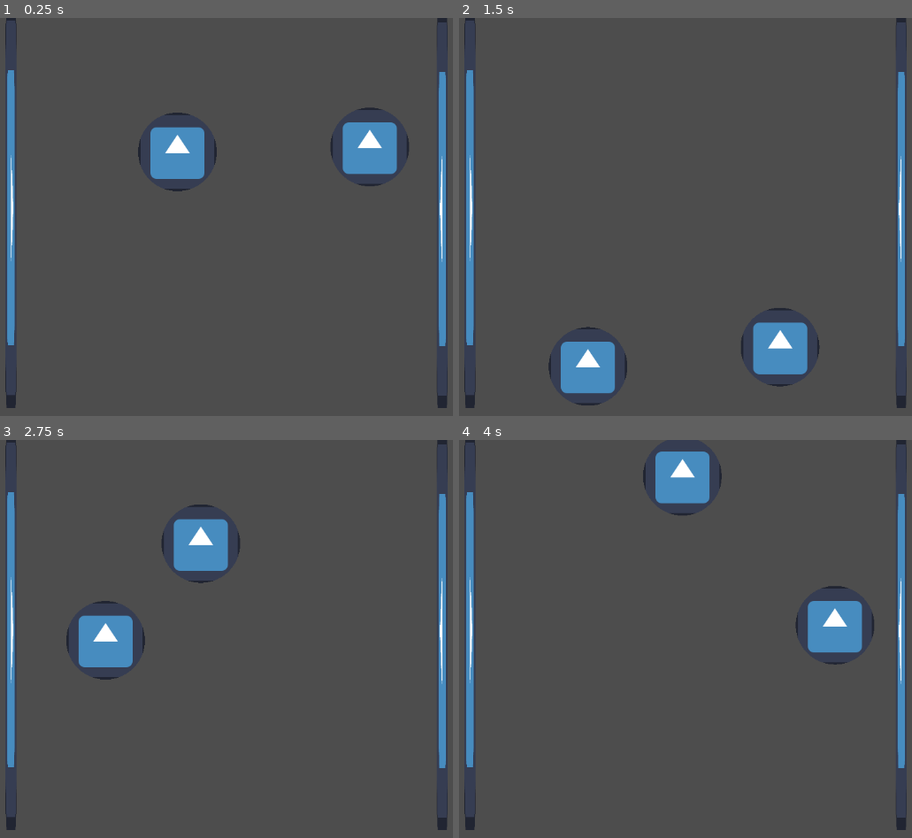
Above: before the commit, frames 1-4 (two rows, left to right).
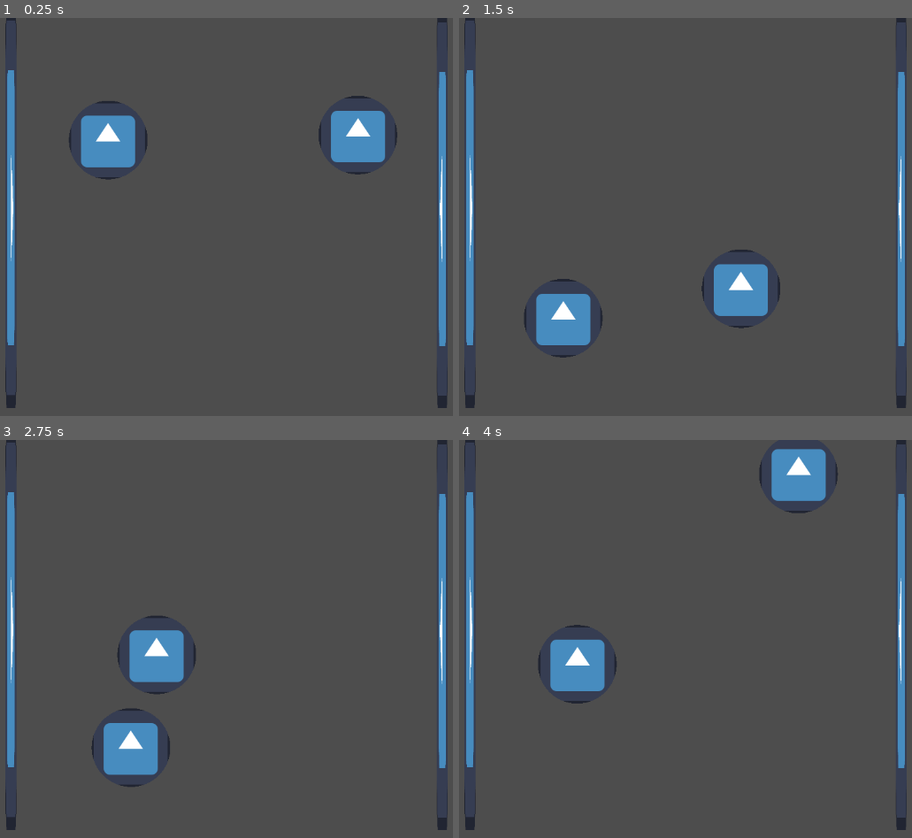
Above: after the commit, the same moments.

Repository: linkman8912/roguelite
Game: Godot game, scene res://scene/main.tscn
Same seed, same stepped clock (60 frames per second), same inputs: the game is played once before the commit and once after it. The engine's default icon, where the game draws it, is replaced by a stand-in: a white triangle on a blue panel in a dark square.
Inputs:
- Up to frame 1 (0.25 s): no input
- Up to frame 2 (1.5 s): hold Right (ui_right) 0.53-1.28 s; hold Down (ui_down) from 1.28 s (still down)
- Up to frame 3 (2.75 s): release Down (ui_down) at 2.03 s; hold Right (ui_right) from 2.03 s (still down)
- Up to frame 4 (4 s): release Right (ui_right) at 2.78 s; hold Up (ui_up) 2.78-3.53 s; hold Left (ui_left) from 3.53 s (still down)

The runs differ from the first frame. In frame 1, 5.0% of the frame differs, in the area x 15-91%, y 19-44%; in frame 2, 6.5%; in frame 3, 6.5%; in frame 4, 6.7%, in the area x 17-92%, y 2-67%.

Commit message:
my sweet bryyyysoniaaaaaaaaaaaa

Diff:
--- a/scene/character.tscn
+++ b/scene/character.tscn
@@ -1,40 +1,33 @@
-[gd_scene load_steps=9 format=3 uid="uid://b601km7ojh1bo"]
+[gd_scene load_steps=8 format=3 uid="uid://cpkyotv88r54e"]
 
-[ext_resource type="Script" uid="uid://dtenvj5mdyabd" path="res://script/character.gd" id="1_wa5vi"]
-[ext_resource type="Texture2D" uid="uid://ddxmxgyyfy8mn" path="res://icon.svg" id="2_wa5vi"]
-[ext_resource type="Script" uid="uid://oe11vv58qi6s" path="res://script/bounce.gd" id="3_wa5vi"]
-[ext_resource type="Shader" uid="uid://kkjf1i0mmbbp" path="res://godotman.gdshader" id="3_wfnr8"]
-[ext_resource type="PackedScene" uid="uid://baxs661mw2wpk" path="res://scene/hit_box.tscn" id="5_px5sl"]
-[ext_resource type="PackedScene" uid="uid://dgfiexw08noni" path="res://scene/attack_node.tscn" id="6_yxww1"]
+[ext_resource type="PhysicsMaterial" uid="uid://p5garr5kkysn" path="res://bounce.tres" id="1_p8w88"]
+[ext_resource type="Script" uid="uid://dtenvj5mdyabd" path="res://script/character.gd" id="2_fnv2w"]
+[ext_resource type="Script" uid="uid://r37s6i7psgc6" path="res://script/physics.gd" id="3_gbf5f"]
+[ext_resource type="Shader" uid="uid://kkjf1i0mmbbp" path="res://godotman.gdshader" id="3_kdycu"]
+[ext_resource type="Texture2D" uid="uid://ddxmxgyyfy8mn" path="res://icon.svg" id="4_p3gv0"]
 
 [sub_resource type="ShaderMaterial" id="ShaderMaterial_wfnr8"]
-shader = ExtResource("3_wfnr8")
+shader = ExtResource("3_kdycu")
 
-[sub_resource type="ConvexPolygonShape2D" id="ConvexPolygonShape2D_px5sl"]
-points = PackedVector2Array(-20, 0, -15, -15, 0, -20, 15, -15, 20, 0, 15, 15, 0, 20, -15, 15)
+[sub_resource type="CircleShape2D" id="CircleShape2D_fnv2w"]
+radius = 18.586756
 
-[node name="CharacterBody2D" type="CharacterBody2D"]
-script = ExtResource("1_wa5vi")
-
-[node name="bounce" type="Node" parent="." node_paths=PackedStringArray("characterBody")]
-script = ExtResource("3_wa5vi")
-characterBody = NodePath("..")
-metadata/_custom_type_script = "uid://oe11vv58qi6s"
+[node name="CharacterPhysics" type="RigidBody2D"]
+physics_material_override = ExtResource("1_p8w88")
+lock_rotation = true
+linear_damp_mode = 1
+angular_damp_mode = 1
+script = ExtResource("2_fnv2w")
 
 [node name="Sprite2D" type="Sprite2D" parent="."]
-texture_filter = 1
 material = SubResource("ShaderMaterial_wfnr8")
-texture = ExtResource("2_wa5vi")
+texture = ExtResource("4_p3gv0")
 
 [node name="CollisionShape2D" type="CollisionShape2D" parent="."]
-scale = Vector2(3.25, 3.25)
-shape = SubResource("ConvexPolygonShape2D_px5sl")
+scale = Vector2(3.4, 3.4)
+shape = SubResource("CircleShape2D_fnv2w")
 
-[node name="hit_box_node" parent="." instance=ExtResource("5_px5sl")]
-
-[node name="CollisionShape2D" type="CollisionShape2D" parent="hit_box_node"]
-scale = Vector2(3.585, 3.585)
-shape = SubResource("ConvexPolygonShape2D_px5sl")
-
-[node name="attack_node" parent="." instance=ExtResource("6_yxww1")]
-dammage = 10
+[node name="physics" type="Node" parent="." node_paths=PackedStringArray("rigidBody")]
+script = ExtResource("3_gbf5f")
+rigidBody = NodePath("..")
+metadata/_custom_type_script = "uid://r37s6i7psgc6"
--- a/scene/characterphysics.tscn
+++ /dev/null
@@ -1,33 +0,0 @@
-[gd_scene load_steps=8 format=3 uid="uid://cpkyotv88r54e"]
-
-[ext_resource type="PhysicsMaterial" uid="uid://p5garr5kkysn" path="res://bounce.tres" id="1_p8w88"]
-[ext_resource type="Script" uid="uid://c6aq1rfgboam3" path="res://script/characterphysics.gd" id="2_fnv2w"]
-[ext_resource type="Script" uid="uid://r37s6i7psgc6" path="res://script/physics.gd" id="3_gbf5f"]
-[ext_resource type="Shader" uid="uid://kkjf1i0mmbbp" path="res://godotman.gdshader" id="3_kdycu"]
-[ext_resource type="Texture2D" uid="uid://ddxmxgyyfy8mn" path="res://icon.svg" id="4_p3gv0"]
-
-[sub_resource type="ShaderMaterial" id="ShaderMaterial_wfnr8"]
-shader = ExtResource("3_kdycu")
-
-[sub_resource type="CircleShape2D" id="CircleShape2D_fnv2w"]
-radius = 18.586756
-
-[node name="CharacterPhysics" type="RigidBody2D"]
-physics_material_override = ExtResource("1_p8w88")
-lock_rotation = true
-linear_damp_mode = 1
-angular_damp_mode = 1
-script = ExtResource("2_fnv2w")
-
-[node name="Sprite2D" type="Sprite2D" parent="."]
-material = SubResource("ShaderMaterial_wfnr8")
-texture = ExtResource("4_p3gv0")
-
-[node name="CollisionShape2D" type="CollisionShape2D" parent="."]
-scale = Vector2(3.4, 3.4)
-shape = SubResource("CircleShape2D_fnv2w")
-
-[node name="physics" type="Node" parent="." node_paths=PackedStringArray("rigidBody")]
-script = ExtResource("3_gbf5f")
-rigidBody = NodePath("..")
-metadata/_custom_type_script = "uid://r37s6i7psgc6"
--- a/scene/enemy.tscn
+++ b/scene/enemy.tscn
@@ -1,23 +1,32 @@
-[gd_scene load_steps=6 format=3 uid="uid://r7bwl4xlp7vi"]
+[gd_scene load_steps=7 format=3 uid="uid://i5bdfrtqj1jw"]
 
-[ext_resource type="Script" uid="uid://cq8j40gbb47id" path="res://script/enemy.gd" id="1_4gyqm"]
-[ext_resource type="Texture2D" uid="uid://ddxmxgyyfy8mn" path="res://icon.svg" id="1_7k104"]
-[ext_resource type="Shader" path="res://godotman.gdshader" id="2_qi2p4"]
+[ext_resource type="PhysicsMaterial" uid="uid://p5garr5kkysn" path="res://bounce.tres" id="1_cy7ge"]
+[ext_resource type="Shader" uid="uid://kkjf1i0mmbbp" path="res://godotman.gdshader" id="3_vlore"]
+[ext_resource type="Script" uid="uid://r37s6i7psgc6" path="res://script/physics.gd" id="3_yfni7"]
+[ext_resource type="Texture2D" uid="uid://ddxmxgyyfy8mn" path="res://icon.svg" id="4_ieuuq"]
 
-[sub_resource type="ShaderMaterial" id="ShaderMaterial_iifgy"]
-shader = ExtResource("2_qi2p4")
+[sub_resource type="ShaderMaterial" id="ShaderMaterial_jrft1"]
+shader = ExtResource("3_vlore")
 
-[sub_resource type="ConvexPolygonShape2D" id="ConvexPolygonShape2D_4gyqm"]
-points = PackedVector2Array(-20, 0, -15, -15, 0, -20, 15, -15, 20, 0, 15, 15, 0, 20, -15, 15)
+[sub_resource type="CircleShape2D" id="CircleShape2D_5i1lo"]
+radius = 18.002266
 
-[node name="CharacterBody2D" type="CharacterBody2D"]
-script = ExtResource("1_4gyqm")
+[node name="EnemyPhysics" type="RigidBody2D"]
+physics_material_override = ExtResource("1_cy7ge")
+gravity_scale = 0.0
+lock_rotation = true
+linear_damp_mode = 1
+angular_damp_mode = 1
 
 [node name="Sprite2D" type="Sprite2D" parent="."]
-modulate = Color(1, 0, 1, 1)
-material = SubResource("ShaderMaterial_iifgy")
-texture = ExtResource("1_7k104")
+material = SubResource("ShaderMaterial_jrft1")
+texture = ExtResource("4_ieuuq")
 
 [node name="CollisionShape2D" type="CollisionShape2D" parent="."]
-scale = Vector2(3.25, 3.25)
-shape = SubResource("ConvexPolygonShape2D_4gyqm")
+scale = Vector2(3.5, 3.5)
+shape = SubResource("CircleShape2D_5i1lo")
+
+[node name="physics" type="Node" parent="." node_paths=PackedStringArray("rigidBody")]
+script = ExtResource("3_yfni7")
+rigidBody = NodePath("..")
+metadata/_custom_type_script = "uid://r37s6i7psgc6"
--- a/scene/enemyphysics.tscn
+++ /dev/null
@@ -1,32 +0,0 @@
-[gd_scene load_steps=7 format=3 uid="uid://i5bdfrtqj1jw"]
-
-[ext_resource type="PhysicsMaterial" uid="uid://p5garr5kkysn" path="res://bounce.tres" id="1_cy7ge"]
-[ext_resource type="Shader" uid="uid://kkjf1i0mmbbp" path="res://godotman.gdshader" id="3_vlore"]
-[ext_resource type="Script" uid="uid://r37s6i7psgc6" path="res://script/physics.gd" id="3_yfni7"]
-[ext_resource type="Texture2D" uid="uid://ddxmxgyyfy8mn" path="res://icon.svg" id="4_ieuuq"]
-
-[sub_resource type="ShaderMaterial" id="ShaderMaterial_jrft1"]
-shader = ExtResource("3_vlore")
-
-[sub_resource type="CircleShape2D" id="CircleShape2D_5i1lo"]
-radius = 18.002266
-
-[node name="EnemyPhysics" type="RigidBody2D"]
-physics_material_override = ExtResource("1_cy7ge")
-gravity_scale = 0.0
-lock_rotation = true
-linear_damp_mode = 1
-angular_damp_mode = 1
-
-[node name="Sprite2D" type="Sprite2D" parent="."]
-material = SubResource("ShaderMaterial_jrft1")
-texture = ExtResource("4_ieuuq")
-
-[node name="CollisionShape2D" type="CollisionShape2D" parent="."]
-scale = Vector2(3.5, 3.5)
-shape = SubResource("CircleShape2D_5i1lo")
-
-[node name="physics" type="Node" parent="." node_paths=PackedStringArray("rigidBody")]
-script = ExtResource("3_yfni7")
-rigidBody = NodePath("..")
-metadata/_custom_type_script = "uid://r37s6i7psgc6"
--- a/scene/main.gd
+++ b/scene/main.gd
@@ -1,6 +1,6 @@
 extends Node2D
 
-var Enemy_scene = load("res://scene/fixedenemy.tscn")
+var Enemy_scene = load("res://scene/enemy.tscn")
 var Player_scene = load("res://scene/character.tscn")
 var nogod = 0
 var player_n = "Player" + str(nogod)
@@ -17,9 +17,6 @@
 		print(player_n)
 		(Player_node).queue_free()
 
-		print("british slang for ciggerate")
-
-
 
 		var enemey = Enemy_scene.instantiate()
 		add_child(enemey)
--- a/scene/main.tscn
+++ b/scene/main.tscn
@@ -1,8 +1,8 @@
 [gd_scene load_steps=5 format=3 uid="uid://b1f50jv5y114i"]
 
 [ext_resource type="PackedScene" uid="uid://cfqfocnys4r54" path="res://scene/floor.tscn" id="1_deq7d"]
-[ext_resource type="PackedScene" uid="uid://i5bdfrtqj1jw" path="res://scene/enemyphysics.tscn" id="2_deq7d"]
-[ext_resource type="PackedScene" uid="uid://cpkyotv88r54e" path="res://scene/characterphysics.tscn" id="3_jco2w"]
+[ext_resource type="PackedScene" uid="uid://i5bdfrtqj1jw" path="res://scene/enemy.tscn" id="2_deq7d"]
+[ext_resource type="PackedScene" uid="uid://cpkyotv88r54e" path="res://scene/character.tscn" id="3_jco2w"]
 
 [sub_resource type="PhysicsMaterial" id="PhysicsMaterial_deq7d"]
 bounce = 1.0
@@ -28,7 +28,9 @@
 
 [node name="EnemyPhysics" parent="." instance=ExtResource("2_deq7d")]
 position = Vector2(700, 144)
+linear_velocity = Vector2(200, 200)
 
 [node name="CharacterPhysics" parent="." instance=ExtResource("3_jco2w")]
 position = Vector2(387, 152)
 physics_material_override = SubResource("PhysicsMaterial_deq7d")
+linear_velocity = Vector2(-200, 200)
--- /dev/null
+++ b/scene/oldcharacter.tscn
@@ -0,0 +1,40 @@
+[gd_scene load_steps=9 format=3 uid="uid://b601km7ojh1bo"]
+
+[ext_resource type="Script" uid="uid://dtenvj5mdyabd" path="res://script/character.gd" id="1_wa5vi"]
+[ext_resource type="Texture2D" uid="uid://ddxmxgyyfy8mn" path="res://icon.svg" id="2_wa5vi"]
+[ext_resource type="Script" uid="uid://oe11vv58qi6s" path="res://script/bounce.gd" id="3_wa5vi"]
+[ext_resource type="Shader" uid="uid://kkjf1i0mmbbp" path="res://godotman.gdshader" id="3_wfnr8"]
+[ext_resource type="PackedScene" uid="uid://baxs661mw2wpk" path="res://scene/hit_box.tscn" id="5_px5sl"]
+[ext_resource type="PackedScene" uid="uid://dgfiexw08noni" path="res://scene/attack_node.tscn" id="6_yxww1"]
+
+[sub_resource type="ShaderMaterial" id="ShaderMaterial_wfnr8"]
+shader = ExtResource("3_wfnr8")
+
+[sub_resource type="ConvexPolygonShape2D" id="ConvexPolygonShape2D_px5sl"]
+points = PackedVector2Array(-20, 0, -15, -15, 0, -20, 15, -15, 20, 0, 15, 15, 0, 20, -15, 15)
+
+[node name="CharacterBody2D" type="CharacterBody2D"]
+script = ExtResource("1_wa5vi")
+
+[node name="bounce" type="Node" parent="." node_paths=PackedStringArray("characterBody")]
+script = ExtResource("3_wa5vi")
+characterBody = NodePath("..")
+metadata/_custom_type_script = "uid://oe11vv58qi6s"
+
+[node name="Sprite2D" type="Sprite2D" parent="."]
+texture_filter = 1
+material = SubResource("ShaderMaterial_wfnr8")
+texture = ExtResource("2_wa5vi")
+
+[node name="CollisionShape2D" type="CollisionShape2D" parent="."]
+scale = Vector2(3.25, 3.25)
+shape = SubResource("ConvexPolygonShape2D_px5sl")
+
+[node name="hit_box_node" parent="." instance=ExtResource("5_px5sl")]
+
+[node name="CollisionShape2D" type="CollisionShape2D" parent="hit_box_node"]
+scale = Vector2(3.585, 3.585)
+shape = SubResource("ConvexPolygonShape2D_px5sl")
+
+[node name="attack_node" parent="." instance=ExtResource("6_yxww1")]
+dammage = 10
--- a/script/character.gd
+++ b/script/character.gd
@@ -3,12 +3,16 @@
 const maxDegreesPerSecond = 90
 
 func _ready():
+	print("gay gay gay")
 	pass
 
 func _physics_process(delta: float) -> void:
 
 	var maxRadians = deg_to_rad(maxDegreesPerSecond * delta)
-	var directionx = 0
+	var directionx = Input.get_axis("ui_left", "ui_right")
+	linear_velocity = linear_velocity.rotated(maxRadians * directionx)
+	print(rad_to_deg(directionx))
+	"""var directionx = 0
 	var directiony = 0
 	directionx = Input.get_axis("ui_left", "ui_right")
 	directiony = Input.get_axis("ui_down", "ui_up")
@@ -19,6 +23,7 @@
 		var anglechange = clamp(anglediff, -maxRadians, maxRadians)
 		linear_velocity = linear_velocity.rotated(anglechange)
 		#print(rad_to_deg(anglediff))
+	"""
 	#print(velocity.length())
 		#print(direction.normalized().angle() - velocity.normalized().angle())
 		#velocity.x += direction * SPEED * 0.05 * delta
--- a/script/physics.gd
+++ b/script/physics.gd
@@ -9,7 +9,7 @@
 		rigidBody.gravity_scale = 0
 		rigidBody.linear_damp = -0.0
 		rigidBody.angular_damp = 0
-		rigidBody.apply_impulse(Vector2(200, 200).normalized() * speed)
+		#rigidBody.apply_impulse(Vector2(200, 200).normalized() * speed)
 		rigidBody.linear_damp_mode = RigidBody2D.DAMP_MODE_REPLACE
 		rigidBody.angular_damp_mode = RigidBody2D.DAMP_MODE_REPLACE
 
Renamed: scene/fixedenemy.tscn -> scene/oldenemy.tscn
